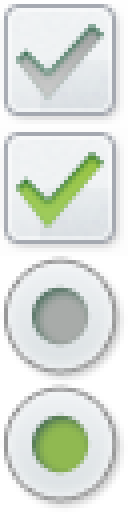
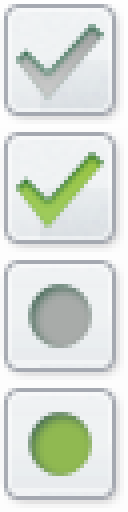
Layered file, before and after one edit (128px x 512px). Changes by layer:
painted on "Shape 1 copy 3" over (x1=28, y1=412, x2=92, y2=476)
removed layer "Shape 1 copy 2" over (x1=0, y1=384, x2=120, y2=504)
painted on "Shape 1 copy" over (x1=28, y1=284, x2=92, y2=348)
removed layer "Shape 1" over (x1=0, y1=256, x2=120, y2=376)
added layer "Layer 3 copy" above "Layer 3" over (x1=0, y1=384, x2=124, y2=512)
added layer "Layer 3" above "Layer 2" over (x1=0, y1=256, x2=124, y2=384)
showed "Background" over (x1=0, y1=256, x2=124, y2=512)
